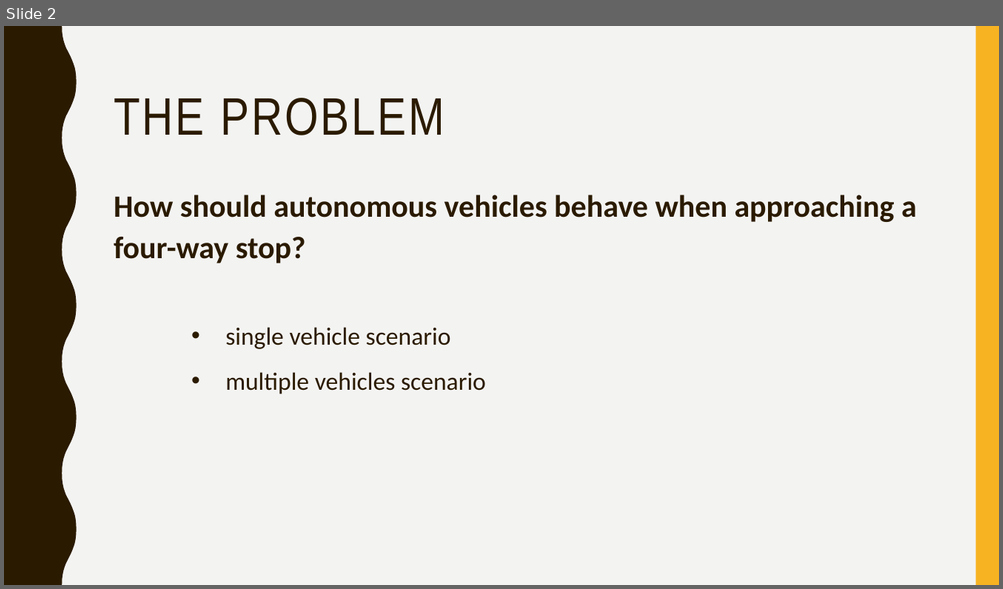
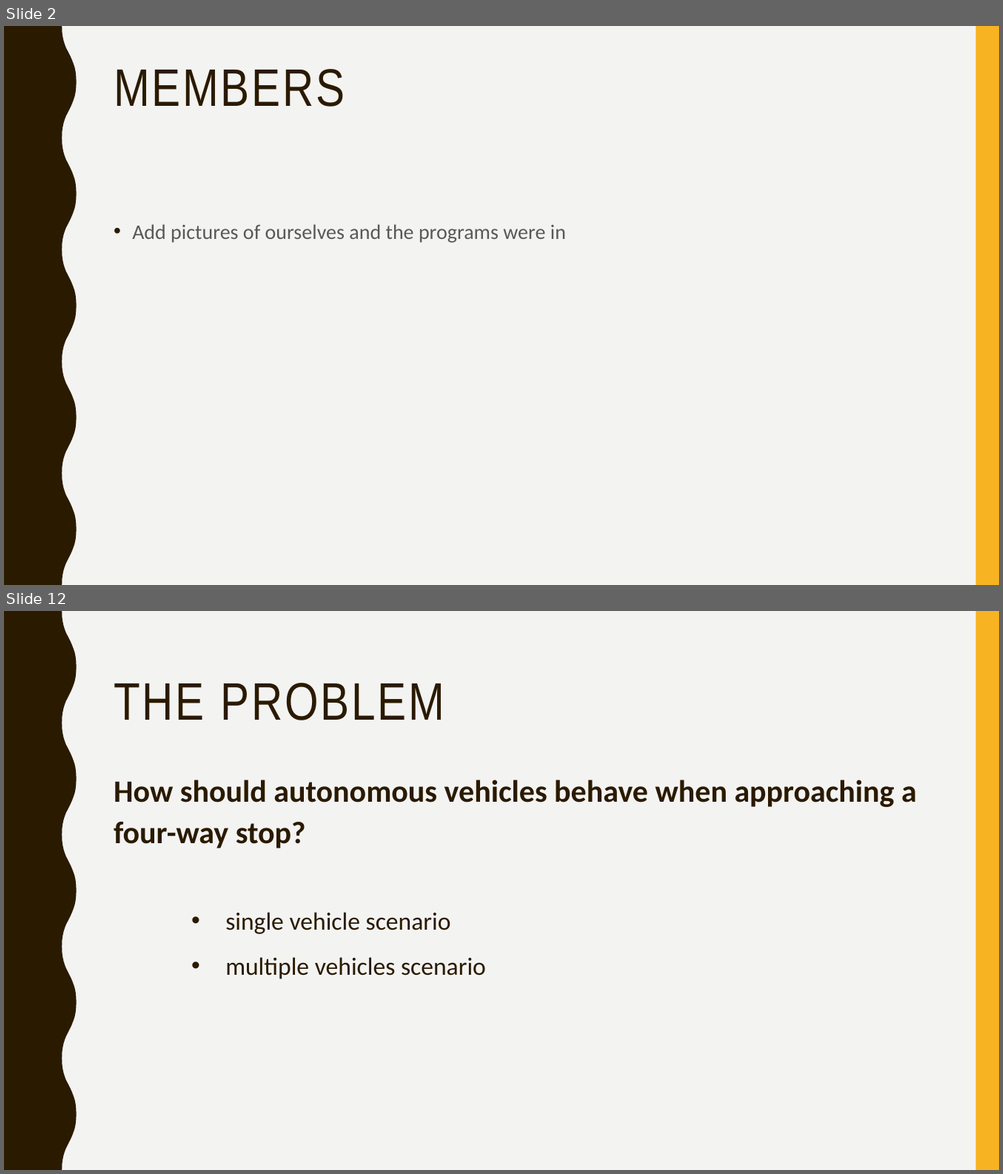
Before and after one commit to jean-lucas/vic, a slide deck: Presentation/Vehicle Intersection Control Presentation.pptx. Shown one above the other, each under a label of ours: slide 2 before the commit, slides 2 and 12 after it; the slides between them are not shown. The pictures are 1003x589 and 1003x1174 pixels, drawn with LibreOffice and Linux fonts; fonts in the diff are those of the drawing. Boxes give left, top, right and bottom in pixels: in the first picture for what was removed or moved away, otherwise in the second. Text is boxed around its words. In the diff, an @@ line names an element or a change of style, - is before the commit and + after.

```diff
--- a/Presentation/Vehicle Intersection Control Presentation.pptx
+++ b/Presentation/Vehicle Intersection Control Presentation.pptx
@@ slide 2 added at bbox=[4, 26, 999, 585], background #F3F3F2; not listed: 2 template elements that a slide beside it also shows @@
@@ title added at bbox=[114, 69, 344, 107], 51 pt, text #2A1A00 @@
+MEMBERS
@@ text added at bbox=[132, 224, 566, 243], 20 pt, text #595959 @@
+• Add pictures of ourselves and the programs were in
@@ what was slide 2 is now slide 12 @@
```
Also in this commit, not shown: 10 other slides added, 1 slide removed.
